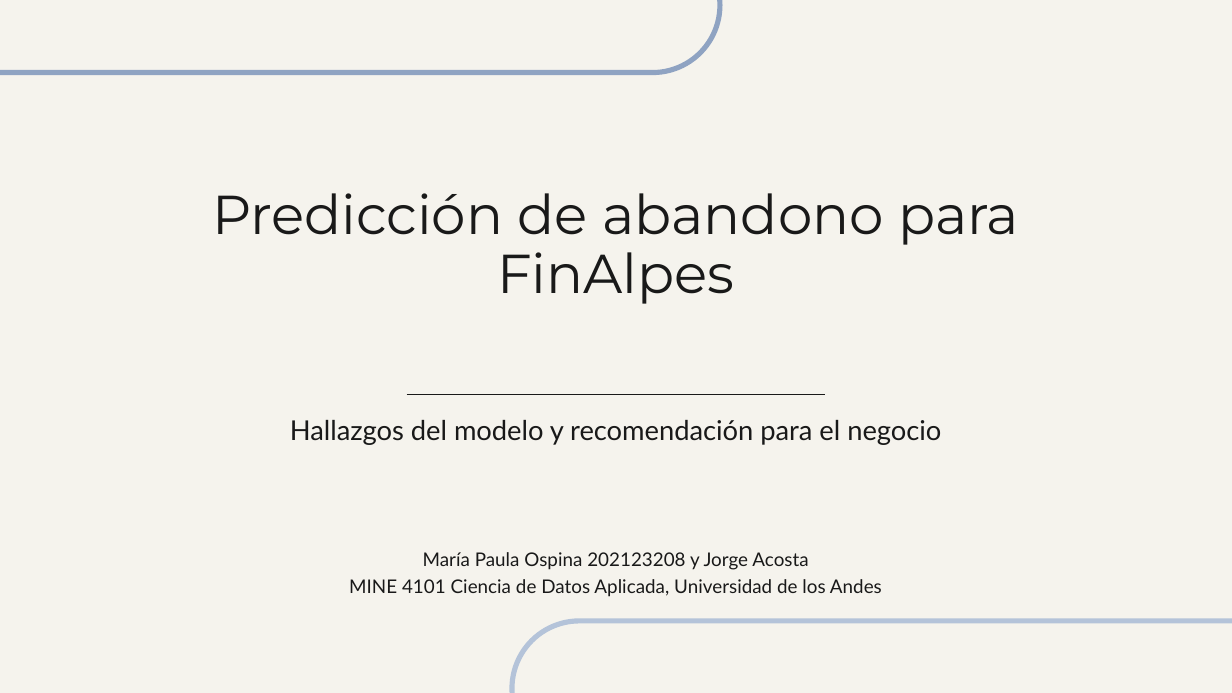
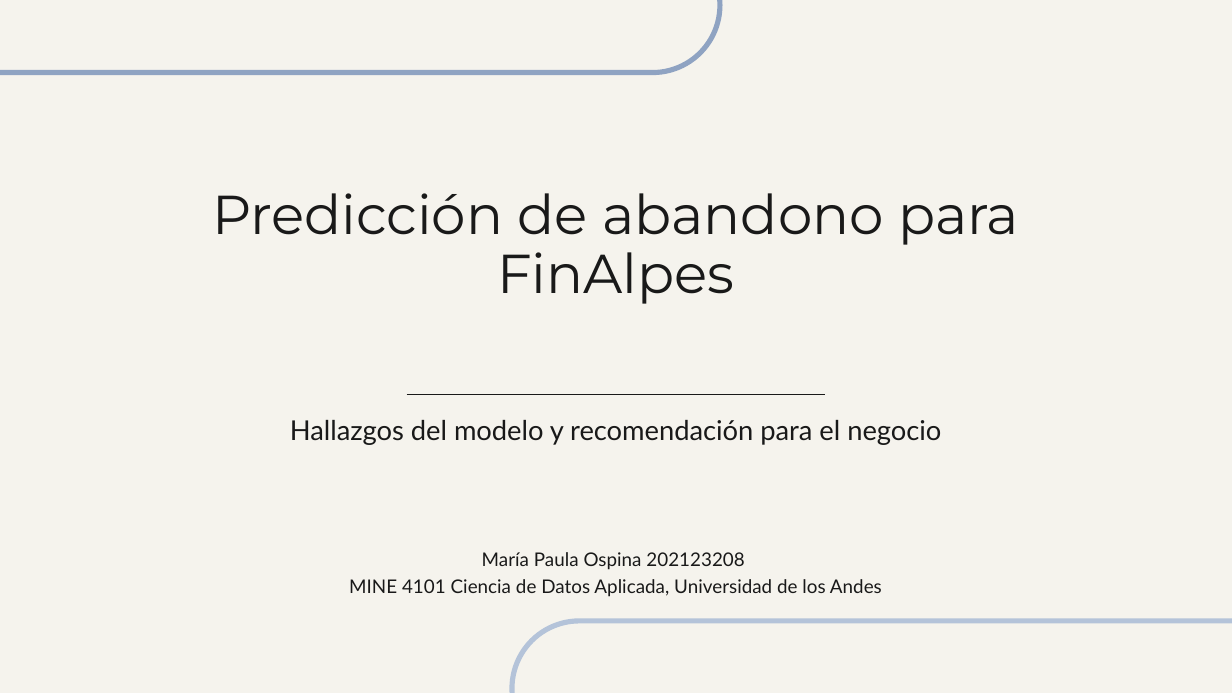
Before and after one commit to maria366p/CD_taller2, a slide deck: slide 1 of informe/Presentacion_Taller2.pptx. Drawn at 1232x693 pixels with LibreOffice and Linux fonts; fonts in the diff are those of the drawing. Boxes give left, top, right and bottom in pixels: in the first picture for what was removed or moved away, otherwise in the second. Text is boxed around its words. In the diff, an @@ line names an element or a change of style, - is before the commit and + after.

```diff
--- a/informe/Presentacion_Taller2.pptx
+++ b/informe/Presentacion_Taller2.pptx
@@ text at bbox=[482, 552, 744, 570]: text changed @@
-María Paula Ospina 202123208 y Jorge Acosta
+María Paula Ospina 202123208
```
Also in this commit, not shown: 3 other files.
